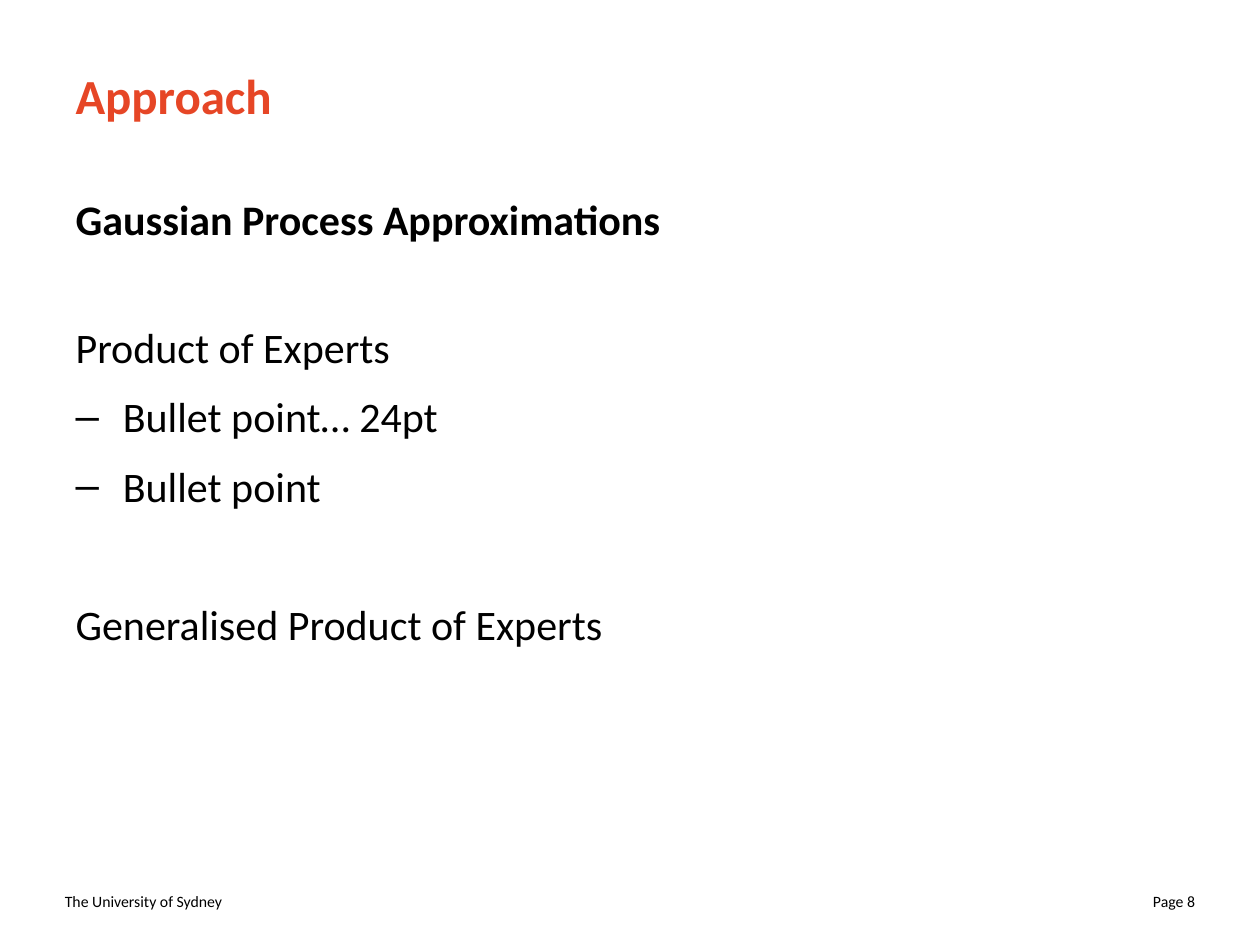
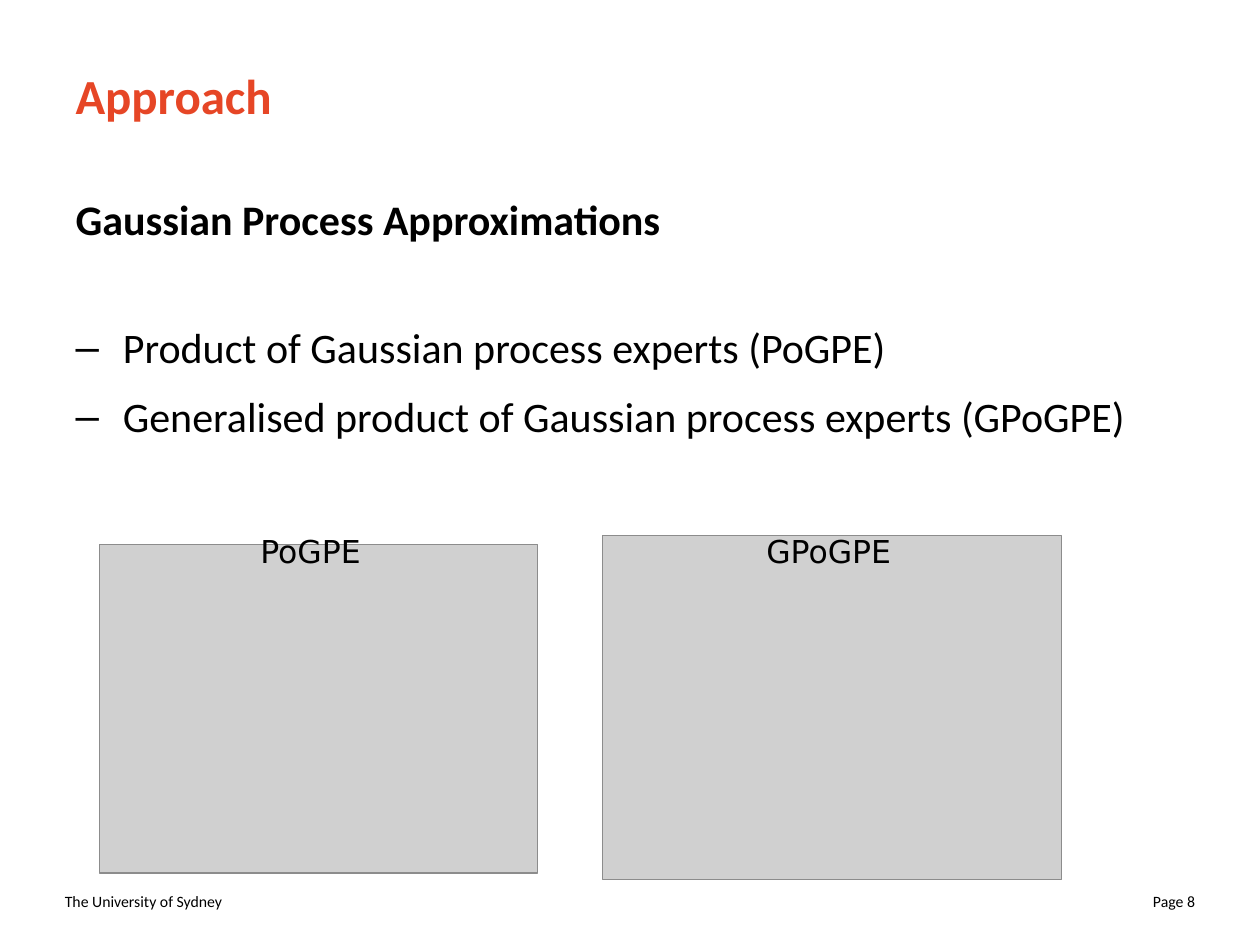
Before and after one commit to juicetin/honours, a slide deck: slide 8 of prez/honours_prez.odp. Drawn at 1260x945 pixels with LibreOffice and Linux fonts; fonts in the diff are those of the drawing; grey boxes stand for pictures. Boxes give left, top, right and bottom in pixels: in the first picture for what was removed or moved away, otherwise in the second. Text is boxed around its words. In the diff, an @@ line names an element or a change of style, - is before the commit and + after.

```diff
--- a/prez/honours_prez.odp
+++ b/prez/honours_prez.odp
@@ text at [123, 332, 1125, 439]: text changed @@
-Product of Experts
-– Bullet point… 24pt
-– Bullet point
-Generalised Product of Experts
+– Product of Gaussian process experts (PoGPE)
+– Generalised product of Gaussian process experts (GPoGPE)
@@ text added at [260, 537, 360, 564], 18 pt, text #000000 @@
+PoGPE
@@ picture added at [602, 536, 1061, 879] @@
@@ text added at [766, 539, 891, 564], 18 pt, text #000000 @@
+GPoGPE
@@ picture added at [100, 544, 538, 873] @@
```
Also in this commit, not shown: 4 other slides changed, 3 slides added, 1 slide removed, 1 other file.
